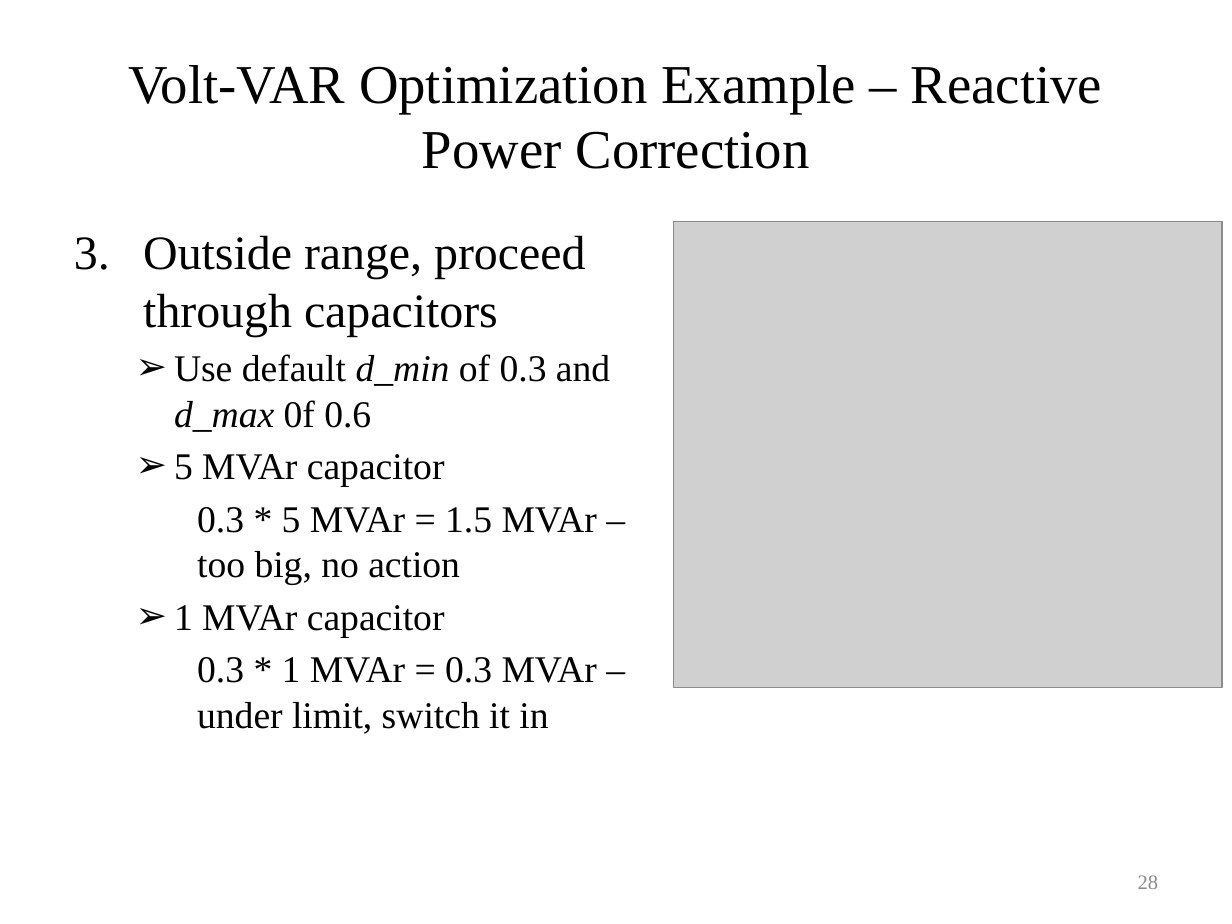
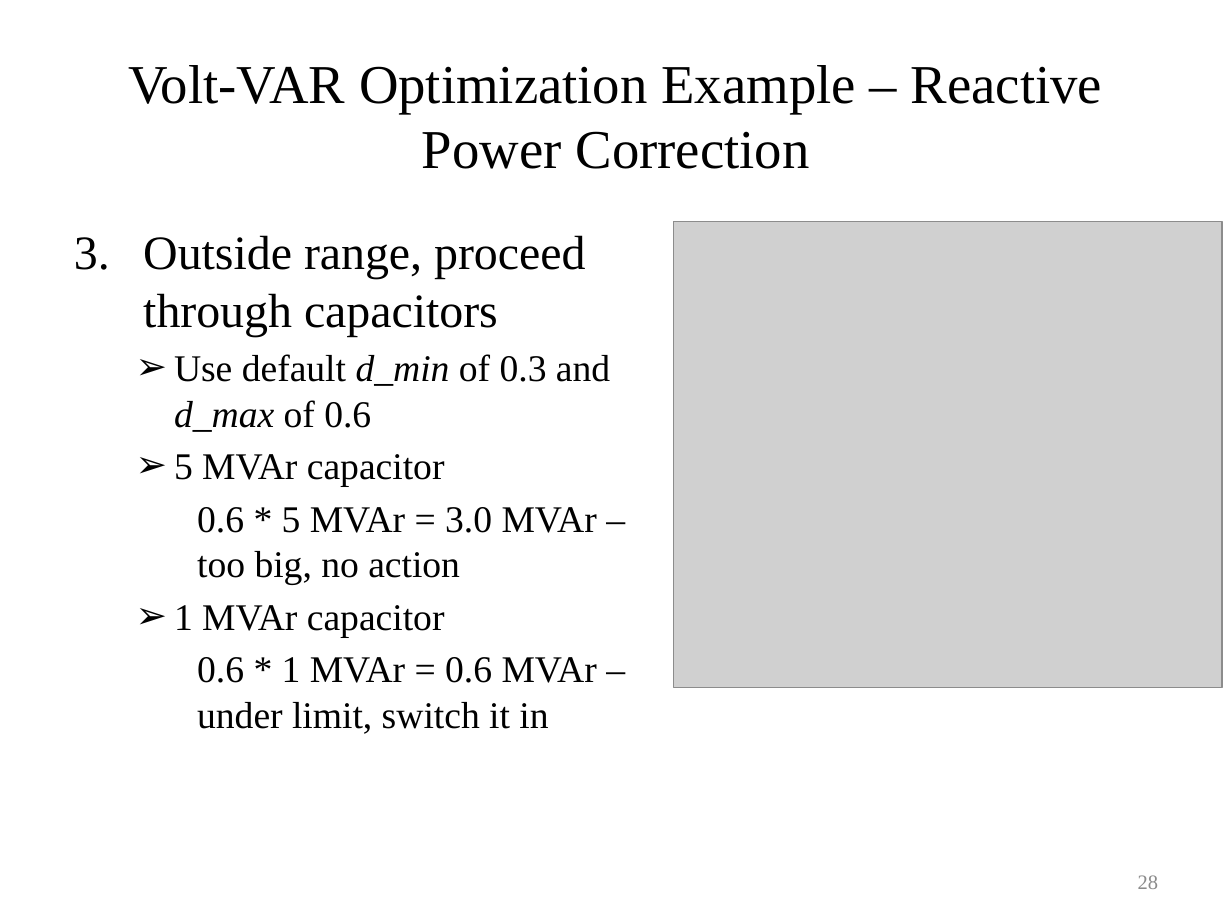
Before and after one commit to gridlab-d/course, a slide deck: slide 28 of University of Washington Class/Module 6 - Volt-VAR Optimization.pptx. Drawn at 1232x924 pixels with LibreOffice and Linux fonts; fonts in the diff are those of the drawing; grey boxes stand for pictures. Boxes give left, top, right and bottom in pixels: in the first picture for what was removed or moved away, otherwise in the second. Text is boxed around its words. In the diff, an @@ line names an element or a change of style, - is before the commit and + after.

Commit message:
Updates to fix typos in Volt-VAR Example

```diff
--- a/University of Washington Class/Module 6 - Volt-VAR Optimization.pptx
+++ b/University of Washington Class/Module 6 - Volt-VAR Optimization.pptx
@@ text at (174, 354, 610, 432): text changed @@
-  ➢ Use default d_min of 0.3 and d_max 0f 0.6
+  ➢ Use default d_min of 0.3 and d_max of 0.6
@@ text at (197, 507, 597, 585): text changed @@
-    0.3 * 5 MVAr = 1.5 MVAr – too big, no action
+    0.6 * 5 MVAr = 3.0 MVAr – too big, no action
@@ text at (197, 657, 597, 734): text changed @@
-    0.3 * 1 MVAr = 0.3 MVAr – under limit, switch it in
+    0.6 * 1 MVAr = 0.6 MVAr – under limit, switch it in
```
Also in this commit, not shown: 2 other slides changed.
